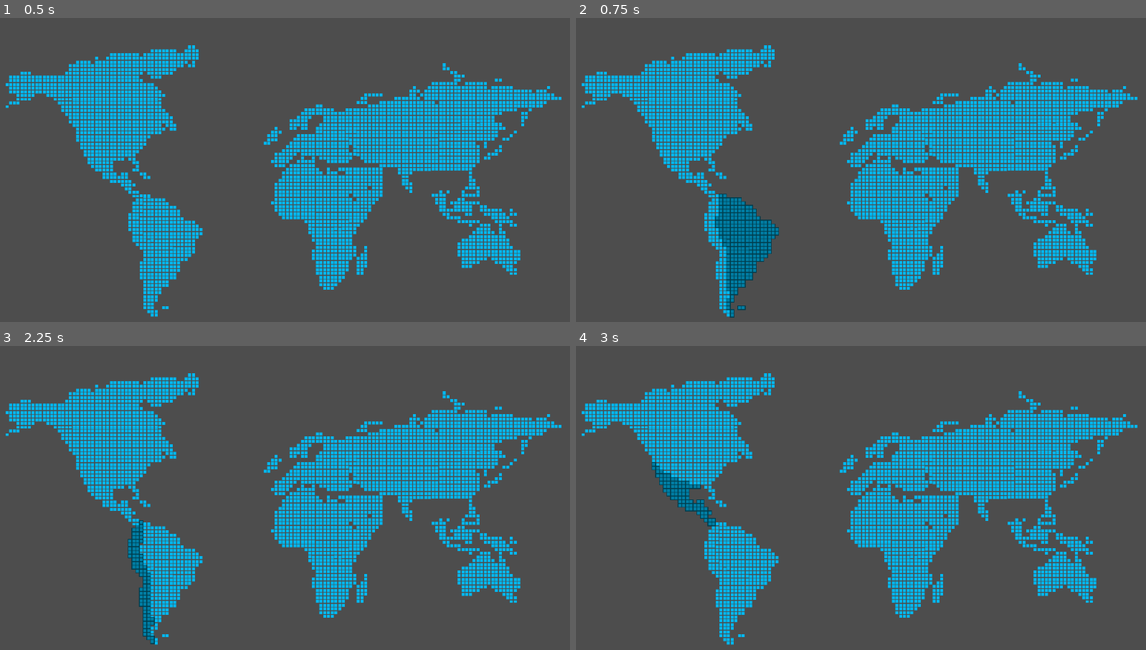
Above: before the commit, frames 1-4 (two rows, left to right).
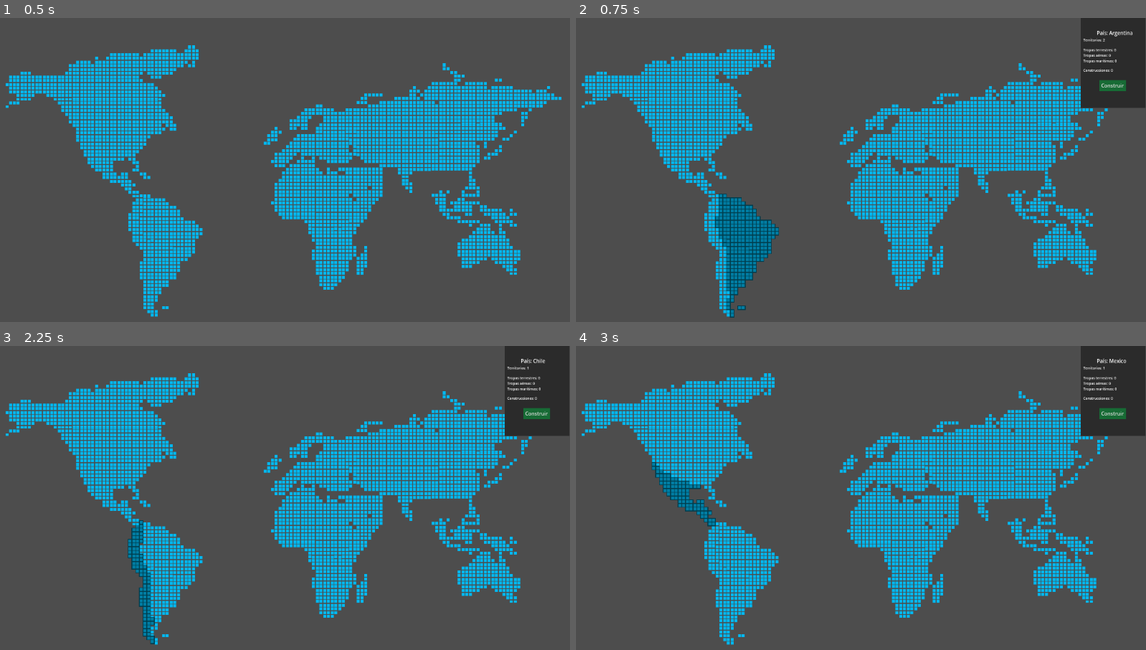
Above: after the commit, the same moments.

Repository: bula393/juegoMundialRTS
Game: Godot game, scene res://scenes/level.tscn
The game is run twice, just before and just after one commit, with the same random seed, the same clock (stepped at 60 frames per second) and the same inputs.
Inputs (mouse positions are in pixels of both pictures, inside the frame that each line leads up to):
- Up to frame 1 (0.5 s): no input
- Up to frame 2 (0.75 s): click (747, 279) at 0.5 s
- Up to frame 3 (2.25 s): click (171, 552) at 1.25 s; click (142, 583) at 2 s
- Up to frame 4 (3 s): click (690, 467) at 2.75 s

Frame 1 is identical in both runs. In frame 2, 3.2% of the frame differs, in the area x 88-100%, y 0-30%; in frame 3, 3.2%; in frame 4, 3.2%.

Commit message:
Funcion del menu hecha

Diff:
--- a/rts-mundial/scenes/level.tscn
+++ b/rts-mundial/scenes/level.tscn
@@ -57,6 +57,7 @@
 [ext_resource type="Texture2D" uid="uid://pf4lnjkdreaj" path="res://assets/asia/India/india_pressed.png" id="39_30hdq"]
 [ext_resource type="Texture2D" uid="uid://ck5xv6n000n6m" path="res://assets/asia/India/india_hover.png" id="40_3fqns"]
 [ext_resource type="Texture2D" uid="uid://djxbfsvl8l2cw" path="res://assets/asia/India/india_default.png" id="50_bhb1k"]
+[ext_resource type="PackedScene" uid="uid://e1ms1771pjbd" path="res://scenes/menuPais.tscn" id="58_sc620"]
 
 [node name="Level" type="Node2D" unique_id=201191576]
 
@@ -314,3 +315,8 @@
 stretch_mode = 3
 script = ExtResource("6_4h8xp")
 pais = 6
+
+[node name="menuPais" parent="." unique_id=34050247 instance=ExtResource("58_sc620")]
+visible = false
+offset_left = 1021.0
+offset_right = 1021.0
--- a/rts-mundial/scenes/menuPais.tscn
+++ b/rts-mundial/scenes/menuPais.tscn
@@ -17,60 +17,64 @@
 [node name="ColorRect" type="ColorRect" parent="." unique_id=142747944]
 layout_mode = 0
 offset_right = 130.0
-offset_bottom = 648.0
+offset_bottom = 181.0
 color = Color(0.17044121, 0.17044121, 0.17044118, 1)
 
-[node name="Label" type="Label" parent="ColorRect" unique_id=1406841501]
+[node name="Jugador" type="Label" parent="ColorRect" unique_id=1406841501]
 layout_mode = 0
 offset_left = 32.0
 offset_top = 23.0
 offset_right = 96.0
 offset_bottom = 37.0
 theme_override_font_sizes/font_size = 10
-text = "NombrePais"
 
-[node name="Label2" type="Label" parent="ColorRect" unique_id=391538769]
+[node name="territorios" type="Label" parent="ColorRect" unique_id=929757118]
 layout_mode = 0
 offset_left = 5.0
-offset_top = 51.0
-offset_right = 78.0
-offset_bottom = 62.0
+offset_top = 39.0
+offset_right = 42.0
+offset_bottom = 51.0
 theme_override_font_sizes/font_size = 7
-text = "Unidades terrestre: "
 
-[node name="Label3" type="Label" parent="ColorRect" unique_id=6638487]
+[node name="tierra" type="Label" parent="ColorRect" unique_id=391538769]
 layout_mode = 0
 offset_left = 5.0
-offset_top = 62.0
+offset_top = 59.0
 offset_right = 78.0
-offset_bottom = 73.0
+offset_bottom = 70.0
 theme_override_font_sizes/font_size = 7
-text = "Unidades aereas: "
+text = " "
 
-[node name="Label4" type="Label" parent="ColorRect" unique_id=1567250934]
+[node name="aire" type="Label" parent="ColorRect" unique_id=6638487]
 layout_mode = 0
 offset_left = 5.0
-offset_top = 73.0
+offset_top = 70.0
 offset_right = 78.0
-offset_bottom = 84.0
+offset_bottom = 81.0
 theme_override_font_sizes/font_size = 7
-text = "Unidades maritimas: "
 
-[node name="Label5" type="Label" parent="ColorRect" unique_id=875054850]
+[node name="mar" type="Label" parent="ColorRect" unique_id=1567250934]
 layout_mode = 0
 offset_left = 5.0
-offset_top = 92.0
+offset_top = 81.0
 offset_right = 78.0
-offset_bottom = 103.0
+offset_bottom = 92.0
 theme_override_font_sizes/font_size = 7
-text = "Construcciones: "
+
+[node name="construcciones" type="Label" parent="ColorRect" unique_id=875054850]
+layout_mode = 0
+offset_left = 5.0
+offset_top = 100.0
+offset_right = 78.0
+offset_bottom = 111.0
+theme_override_font_sizes/font_size = 7
 
 [node name="Button" type="Button" parent="ColorRect" unique_id=1450604632]
 layout_mode = 0
 offset_left = 37.0
-offset_top = 117.0
+offset_top = 125.0
 offset_right = 91.0
-offset_bottom = 139.0
+offset_bottom = 147.0
 theme_override_font_sizes/font_size = 10
 theme_override_styles/normal = SubResource("StyleBoxFlat_cfhcf")
 text = "Construir"
--- a/rts-mundial/scripts/mapa.gd
+++ b/rts-mundial/scripts/mapa.gd
@@ -1,5 +1,5 @@
 extends Node2D
-
+@onready var menu_pais = $"../menuPais"
 var paisesJugable:Array[PaisJugable] = []
 
 # Called when the node enters the scene tree for the first time.
@@ -7,6 +7,7 @@
 	for pais in get_children():
 		if(pais.name != "Brasil"):
 			var p : PaisJugable = PaisJugable.new()
+			p.menu_pais = menu_pais
 			p.crear(pais)
 			paisesJugable.append(p)
 		else:
--- a/rts-mundial/scripts/menu_pais.gd
+++ b/rts-mundial/scripts/menu_pais.gd
@@ -1,11 +1,22 @@
 extends Control
+class_name MenuPais
 
+@onready var jugador = $ColorRect/Jugador
+@onready var tierra = $ColorRect/tierra
+@onready var aire = $ColorRect/aire
+@onready var mar = $ColorRect/mar
+@onready var construcciones = $ColorRect/construcciones
+@onready var territorios = $ColorRect/territorios
 
-# Called when the node enters the scene tree for the first time.
-func _ready() -> void:
-	pass # Replace with function body.
+func mostrar_info(pais: PaisJugable) -> void:
+	jugador.text = "País: " + str(pais.nombrePais)
+	territorios.text = "Territorios: " + str(pais.territoriosPropios.size())
+	tierra.text = "Tropas terrestres: " + str(pais.tropasTerrestres)
+	aire.text = "Tropas aéreas: " + str(pais.tropasAerias)
+	mar.text = "Tropas marítimas: " + str(pais.tropasMaritimas)
+	construcciones.text = "Construcciones: " + str(pais.construccionesHechas.size())
 
+	show()
 
-# Called every frame. 'delta' is the elapsed time since the previous frame.
-func _process(delta: float) -> void:
-	pass
+func ocultar() -> void:
+	hide()
--- a/rts-mundial/scripts/paisJugable.gd
+++ b/rts-mundial/scripts/paisJugable.gd
@@ -1,13 +1,14 @@
 extends Node
 class_name PaisJugable
 
+@export var menu_pais: MenuPais
 var nombrePais
 var territoriosPropios := []
 var	construccionesHechas := []
 var construccionesEnProceso := []
-var tropasTerrestres
-var tropasMaritimas
-var	tropasAerias
+var tropasTerrestres = 0
+var tropasMaritimas = 0
+var	tropasAerias= 0
 
 func crear(boton_territorio: TextureButton) -> void:
 	nombrePais = boton_territorio.name
@@ -19,6 +20,10 @@
 
 func territorioPresionado(territorio: TextureButton) -> void:
 	seleccionar_todos(territorio.button_pressed)
+	if territorio.button_pressed:
+		menu_pais.mostrar_info(self)
+	else:
+		menu_pais.ocultar()
 
 func seleccionar_todos(estado: bool) -> void:
 	for territorio in territoriosPropios:
